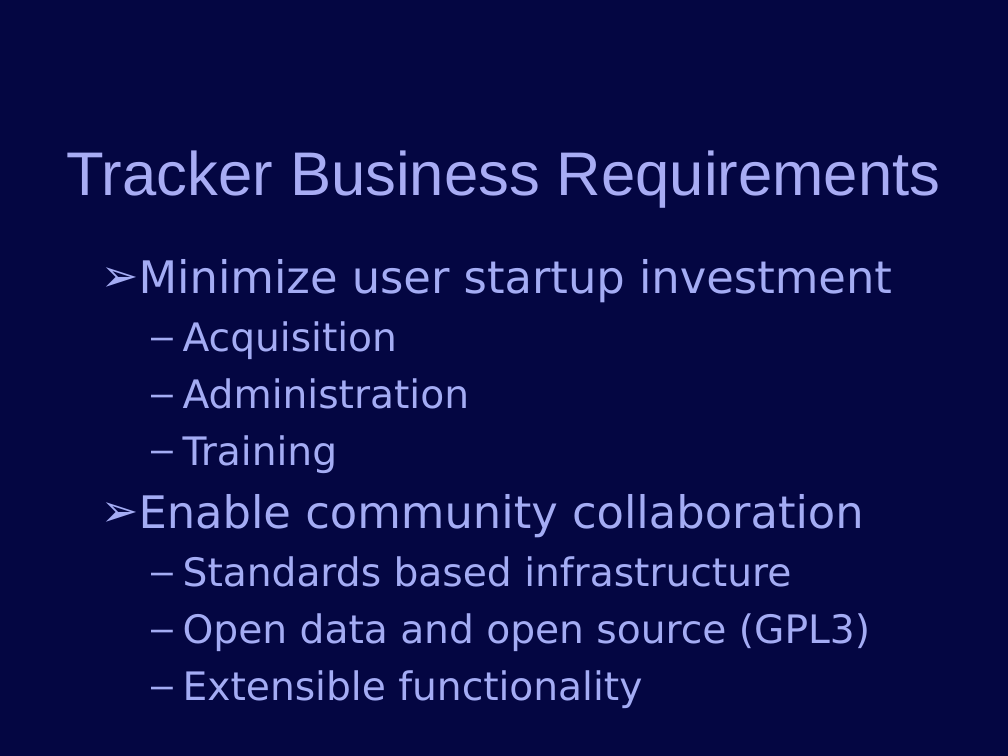
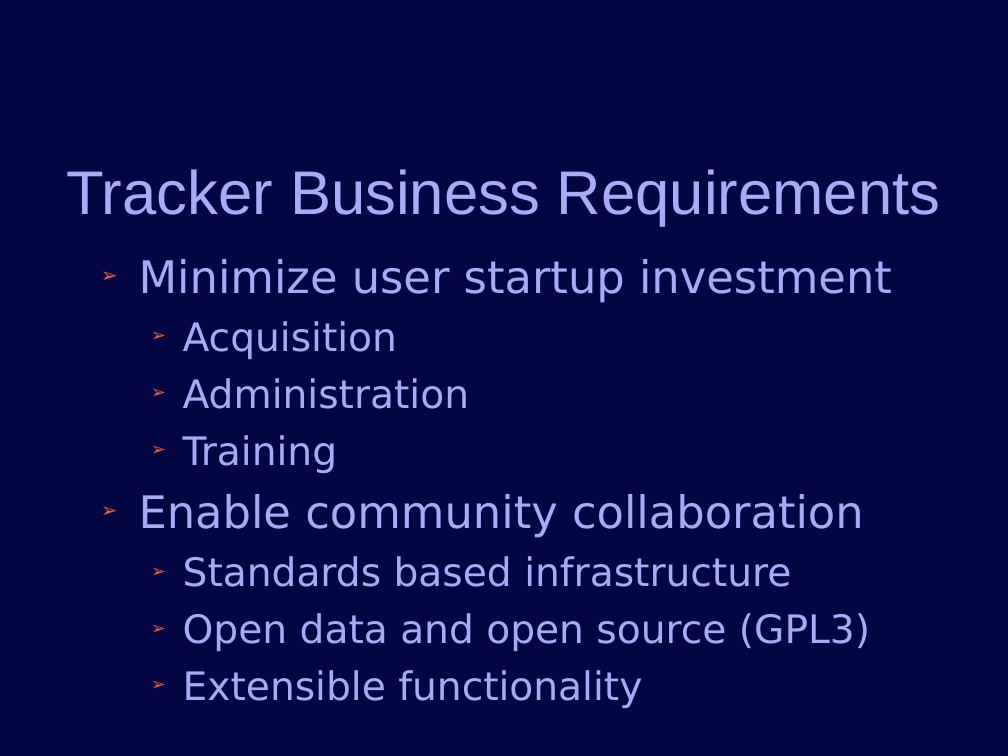
Before and after one commit to jconlon/Tracker, a slide deck: slide 6 of tracker/trunk/com.verticon.tracker.documentation/src/Tracker Introduction.odp. Drawn at 1008x756 pixels with LibreOffice and Linux fonts; fonts in the diff are those of the drawing; background and template pictures are left out. Boxes give left, top, right and bottom in pixels: in the first picture for what was removed or moved away, otherwise in the second. Text is boxed around its words. In the diff, an @@ line names an element or a change of style, - is before the commit and + after.

```diff
--- a/tracker/trunk/com.verticon.tracker.documentation/src/Tracker Introduction.odp
+++ b/tracker/trunk/com.verticon.tracker.documentation/src/Tracker Introduction.odp
@@ title "Tracker Business Requirements": place and size @@
-title "Tracker Business Requirements" at <box>67,150,940,206</box>
+title "Tracker Business Requirements" at <box>67,169,940,226</box>
@@ text "Minimize user startup investment" at <box>139,259,892,708</box>: bullet colour #A4ACF4 to #EB613D; bullet – to ➢ @@
```
Also in this commit, not shown: 11 other slides changed, 2 slides added.
